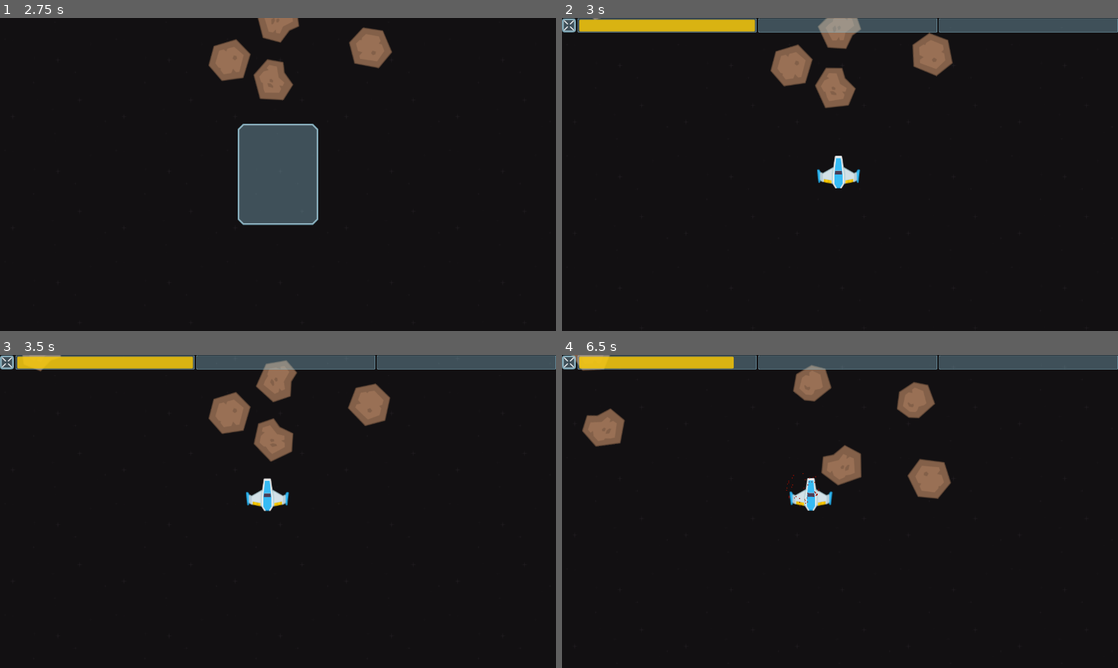
Above: before the commit, frames 1-4 (two rows, left to right).
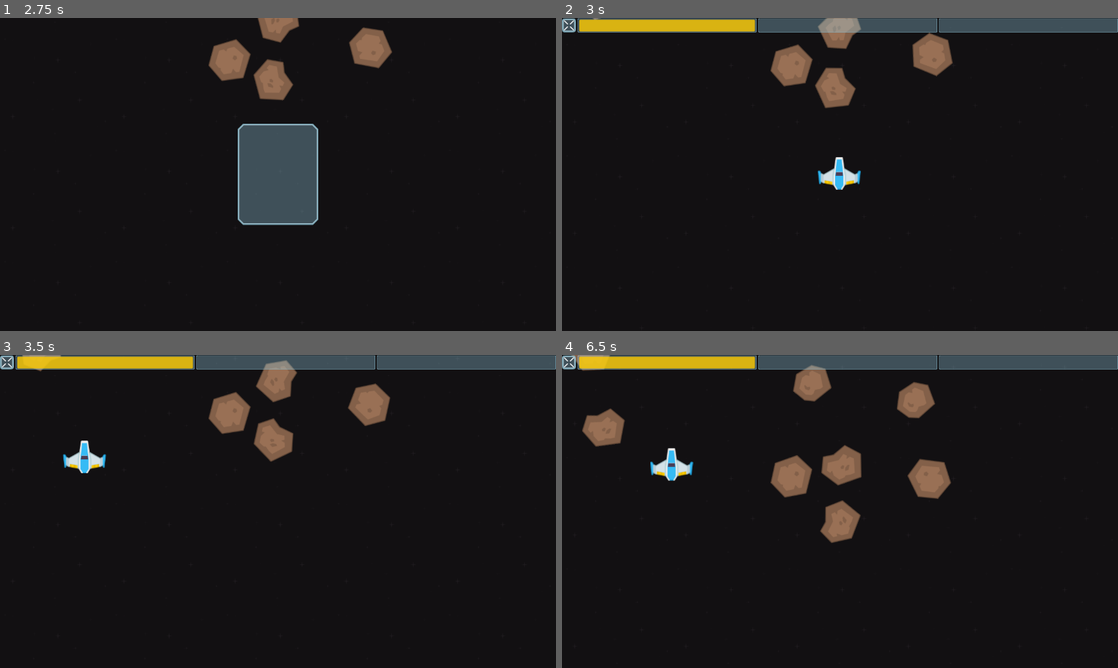
Above: after the commit, the same moments.

Repository: caleb-vincent/space-math
Game: Godot game, scene res://Dodge/Dodge.tscn
Same seed, same stepped clock (60 frames per second), same inputs: the game is played once before the commit and once after it. This scene is started directly instead of the project's main scene.
Inputs (mouse positions are in pixels of both pictures, inside the frame that each line leads up to):
- Up to frame 1 (2.75 s): move the mouse to (250, 237) at 0.52 s; click (250, 237) at 0.6 s; drag from (444, 221) to (250, 237) at 1.27 s; move the mouse to (111, 127) at 2.02 s; click (111, 127) at 2.1 s
- Up to frame 2 (3 s): drag from (867, 174) to (673, 127) at 2.77 s
- Up to frame 3 (3.5 s): no input
- Up to frame 4 (6.5 s): move the mouse to (756, 433) at 3.52 s; click (756, 433) at 3.6 s; drag from (962, 495) to (756, 433) at 4.27 s; move the mouse to (728, 527) at 5.02 s; click (728, 527) at 5.1 s; drag from (895, 442) to (728, 527) at 5.77 s

Frame 1 is identical in both runs. In frame 2, 0.3% of the frame differs, in the area x 45-54%, y 44-55%; in frame 3, 0.9%; in frame 4, 2.4%, in the area x 15-54%, y 0-60%.
Error in both runs: Invalid get index 'selectedGameType' (on base: 'Nil').

Commit message:
Update Astroid Dodge touch controls
again... I know.
*Much* better handling now though.

Diff:
--- a/Dodge/Player.tscn
+++ b/Dodge/Player.tscn
@@ -15,8 +15,9 @@
 const LEFT_MARGIN = 4
 const RIGHT_MARGIN = 4
 
-const _TOUCH_FACTOR_P = 0.75
-const _TOUCH_FACTOR_D = 0.1
+const _TOUCH_FACTOR_P = 0.4
+const _TOUCH_FACTOR_I = 0.1
+const _TOUCH_FACTOR_D = 0.07
 
 signal bonus
 signal goal
@@ -25,6 +26,7 @@
 export var speed = 12
 
 var _previousTouchError = Vector2.ZERO
+var _touchIntegral = Vector2.ZERO
 
 func _process(delta) -> void:
 	if sleeping:
@@ -48,8 +50,11 @@
 
 	if v.length() > 0:
 		v = v.normalized() * speed
+		_previousTouchError = 0
+		_touchIntegral = 0
 	elif $TouchScreenButton.get_value().length() > 0:
-		v = _TOUCH_FACTOR_P * $TouchScreenButton.get_button_pos() + _TOUCH_FACTOR_D * ($TouchScreenButton.get_button_pos() - _previousTouchError) / delta
+		_touchIntegral += $TouchScreenButton.get_button_pos()
+		v = _TOUCH_FACTOR_P * $TouchScreenButton.get_button_pos() + (_TOUCH_FACTOR_I * _touchIntegral * delta) + _TOUCH_FACTOR_D * ($TouchScreenButton.get_button_pos() - _previousTouchError) / delta
 		_previousTouchError = $TouchScreenButton.get_button_pos()
 
 	if position.x < leftEdge && v.x <= 0:
@@ -133,28 +138,26 @@
 
 var threshold = 2
 var _enabled = false
+var _touchPos = Vector2.INF
 
 func _process(delta):
-	if ongoing_drag == -1:
-		position = (Vector2(0, 0) - radius)
+	#var event_dist_from_centre = (_touchPos - get_parent().global_position).length()
+	set_global_position(_touchPos - radius * global_scale)
+
 
 func get_button_pos():
 	return position + radius
 
+
 func _input(event):
 	if event is InputEventScreenDrag or (event is InputEventScreenTouch and event.is_pressed()):
-		var event_dist_from_centre = (event.position - get_parent().global_position).length()
-
-		if event_dist_from_centre <= boundary * global_scale.x or event.get_index() == ongoing_drag:
-			set_global_position(event.position - radius * global_scale)
-
-		if get_button_pos().length() > boundary:
-			set_position( get_button_pos().normalized() * boundary - radius)
-
+		if ongoing_drag != -1 or (ongoing_drag == -1 and (event.position - get_parent().global_position).length() <= boundary):
+			_touchPos = event.position
 			ongoing_drag = event.get_index()
 
 	if event is InputEventScreenTouch and !event.is_pressed() and event.get_index() == ongoing_drag:
 		ongoing_drag = -1
+
 
 func get_value():
 	if get_button_pos().length() > threshold:
